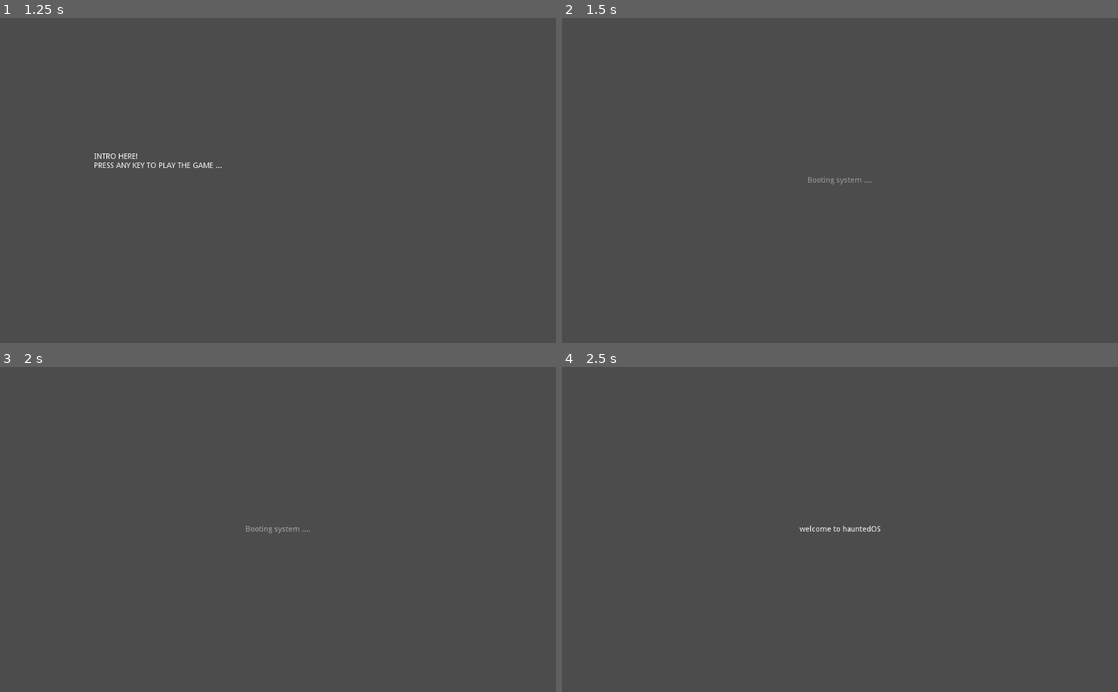
Above: before the commit, frames 1-4 (two rows, left to right).
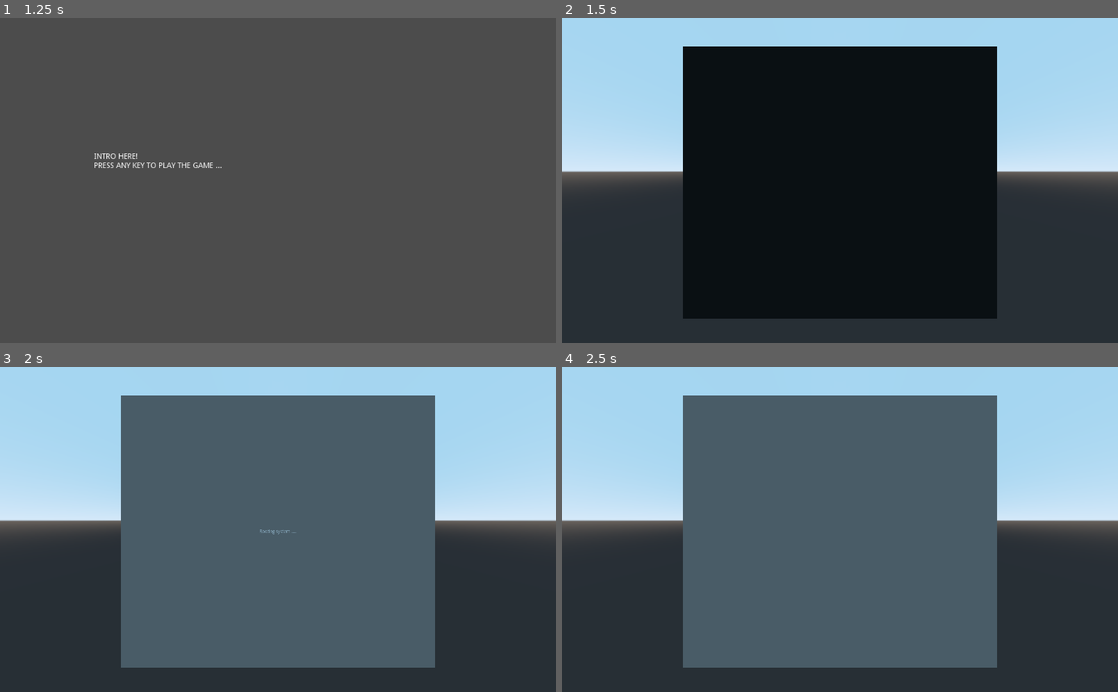
Above: after the commit, the same moments.

Repository: QbieShay/TuttoPizza
Game: Godot game, scene res://Main.tscn
Same seed, same stepped clock (60 frames per second), same inputs: the game is played once before the commit and once after it.
Inputs (mouse positions are in pixels of both pictures, inside the frame that each line leads up to):
- Up to frame 1 (1.25 s): click "Play" at 0.5 s
- Up to frame 2 (1.5 s): tap Enter at 1.25 s; move the mouse to (962, 164) at 1.27 s; click (962, 164) at 1.42 s
- Up to frame 3 (2 s): no input
- Up to frame 4 (2.5 s): move the mouse to (728, 545) at 2.02 s; click (728, 545) at 2.17 s

Frame 1 is identical in both runs. In frame 2, 98% of the frame differs, in the area x 0-100%, y 0-100%; in frame 3, 98%; in frame 4, 98%.

Commit message:
3D screen scene now maps input into the OS!

Diff:
--- /dev/null
+++ b/GameScene/Screen.gd
@@ -0,0 +1,35 @@
+extends Spatial
+
+export(NodePath) var top_left_corner_path
+export(NodePath) var top_right_corner_path
+export(NodePath) var bottom_left_corner_path
+export(NodePath) var bottom_right_corner_path
+
+var _top_left_corner_coordinate
+var _top_right_corner_coordinate
+var _bottom_left_corner_coordinate
+var _bottom_right_corner_coordinate
+
+var _width = 1.0
+var _height = 1.0
+
+func _ready():
+	_top_left_corner_coordinate = get_viewport().get_camera().unproject_position(get_node(top_left_corner_path).global_transform.origin)
+	_top_right_corner_coordinate = get_viewport().get_camera().unproject_position(get_node(top_right_corner_path).global_transform.origin)
+	_bottom_left_corner_coordinate = get_viewport().get_camera().unproject_position(get_node(bottom_left_corner_path).global_transform.origin)
+	_bottom_right_corner_coordinate = get_viewport().get_camera().unproject_position(get_node(bottom_right_corner_path).global_transform.origin)
+	_width = _top_right_corner_coordinate.x - _top_left_corner_coordinate.x
+	_height = _bottom_right_corner_coordinate.y - _top_right_corner_coordinate.y
+
+func link_to_viewport(viewport):
+	$MeshInstance.get_surface_material(0).albedo_texture = viewport.get_texture()
+	$MeshInstance.get_surface_material(0).emission_texture = viewport.get_texture()
+
+
+func transform_in_screen_coordinate(position):
+	if _top_left_corner_coordinate == null:
+		return position
+	var new_x = position.x - _top_left_corner_coordinate.x
+	var new_y = position.y - _top_left_corner_coordinate.y
+	var normalized_position = Vector2(new_x/_width, new_y/_height)
+	return normalized_position
--- /dev/null
+++ b/GameScene/Screen.tscn
@@ -0,0 +1,30 @@
+[gd_scene load_steps=4 format=2]
+
+[ext_resource path="res://GameScene/Screen.gd" type="Script" id=1]
+
+[sub_resource type="QuadMesh" id=1]
+
+[sub_resource type="SpatialMaterial" id=2]
+
+[node name="Screen" type="Spatial"]
+script = ExtResource( 1 )
+top_left_corner_path = NodePath("MeshInstance/TopLeft")
+top_right_corner_path = NodePath("MeshInstance/TopRight")
+bottom_left_corner_path = NodePath("MeshInstance/BottomLeft")
+bottom_right_corner_path = NodePath("MeshInstance/BottomRight")
+
+[node name="MeshInstance" type="MeshInstance" parent="."]
+mesh = SubResource( 1 )
+material/0 = SubResource( 2 )
+
+[node name="TopLeft" type="Spatial" parent="MeshInstance"]
+transform = Transform( 1, 0, 0, 0, 1, 0, 0, 0, 1, -0.498597, 0.498597, 0 )
+
+[node name="TopRight" type="Spatial" parent="MeshInstance"]
+transform = Transform( 1, 0, 0, 0, 1, 0, 0, 0, 1, 0.496391, 0.498597, 0 )
+
+[node name="BottomLeft" type="Spatial" parent="MeshInstance"]
+transform = Transform( 1, 0, 0, 0, 1, 0, 0, 0, 1, -0.498597, -0.498597, 0 )
+
+[node name="BottomRight" type="Spatial" parent="MeshInstance"]
+transform = Transform( 1, 0, 0, 0, 1, 0, 0, 0, 1, 0.500803, -0.496391, 0 )
--- a/GameScene/VirtualDesk.gd
+++ b/GameScene/VirtualDesk.gd
@@ -1,8 +1,21 @@
 #This scene is the 3D desk.
 extends Spatial
 
-export(String) var virtual_os
+export(PackedScene) var virtual_os
+export(NodePath) var screen_path
+
+var _virtual_screen
 
 func _ready():
-	#FIXME: make a proper 3D scene with input and all.
-	get_tree().change_scene(virtual_os)
+	var osie = virtual_os.instance()
+	$Viewport.add_child(osie)
+	_virtual_screen = get_node(screen_path)
+	_virtual_screen.link_to_viewport($Viewport)
+
+func _process(delta):
+	pass
+
+func _input(event):
+	if event.get("position") != null:
+		event.position = _virtual_screen.transform_in_screen_coordinate(event.position) * $Viewport.size
+	$Viewport.input(event)
--- a/GameScene/VirtualDesk.tscn
+++ b/GameScene/VirtualDesk.tscn
@@ -1,7 +1,36 @@
-[gd_scene load_steps=2 format=2]
+[gd_scene load_steps=7 format=2]
 
 [ext_resource path="res://GameScene/VirtualDesk.gd" type="Script" id=1]
+[ext_resource path="res://VirtualOS/Screen.tscn" type="PackedScene" id=2]
+[ext_resource path="res://GameScene/Screen.tscn" type="PackedScene" id=3]
+
+[sub_resource type="ProceduralSky" id=1]
+
+[sub_resource type="Environment" id=2]
+background_mode = 2
+background_sky = SubResource( 1 )
+
+[sub_resource type="World" id=3]
 
 [node name="VirtualDesk" type="Spatial"]
 script = ExtResource( 1 )
-virtual_os = "res://VirtualOS/Screen.tscn"
+virtual_os = ExtResource( 2 )
+screen_path = NodePath("Screen")
+
+[node name="Camera" type="Camera" parent="."]
+transform = Transform( 1, 0, 0, 0, 0.866025, 0.5, 0, -0.5, 0.866025, 0, 0.787077, 1.34881 )
+projection = 1
+size = 1.03317
+
+[node name="WorldEnvironment" type="WorldEnvironment" parent="."]
+environment = SubResource( 2 )
+
+[node name="Viewport" type="Viewport" parent="."]
+size = Vector2( 1024, 768 )
+own_world = true
+world = SubResource( 3 )
+msaa = 1
+disable_3d = true
+render_target_v_flip = true
+
+[node name="Screen" parent="." instance=ExtResource( 3 )]
--- /dev/null
+++ b/game.tres
@@ -0,0 +1,7 @@
+[gd_resource type="Environment" load_steps=2 format=2]
+
+[sub_resource type="ProceduralSky" id=1]
+
+[resource]
+background_mode = 2
+background_sky = SubResource( 1 )
--- a/project.godot
+++ b/project.godot
@@ -16,3 +16,7 @@
 [application]
 
 run/main_scene="res://Main.tscn"
+
+[rendering]
+
+environment/default_environment="res://game.tres"
